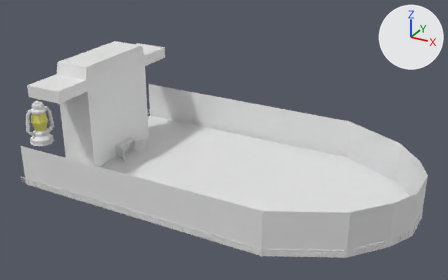
One commit to the Blender file Assets/Models/ShipInterior.blend: the scene before it, then after it.
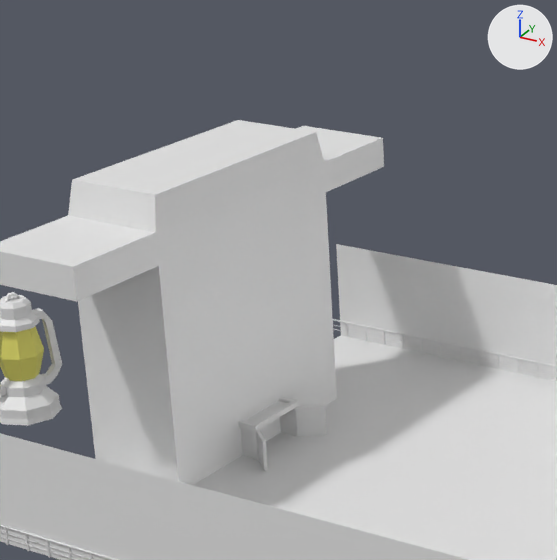
There are two pictures of each version: one whole from a 50 mm lens placed at (31.7, -36.9, 21.6), pointed at (11.2, 0.4, 2.9), one close up on the part from 7% to 50% of the width and 0% to 69% of the height. The axes (+X, +Y, +Z) are drawn at upper right. The lights are the same throughout.

Names of what the first close-up shows: 'BoatBottom', 'BoatBottom.001', 'ContainerWithInside', 'Cube', 'Cylinder', 'Fence'.
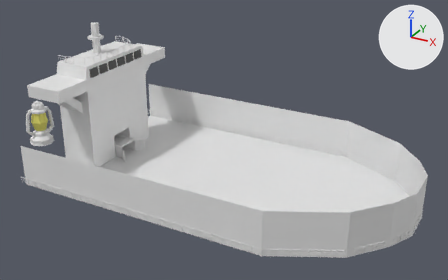
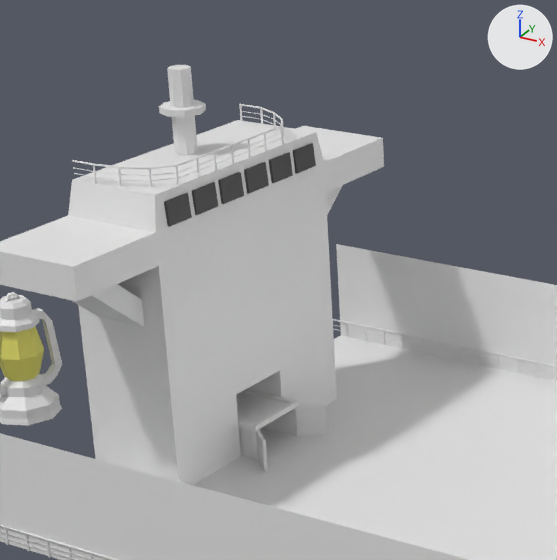
Commit message: final ship?

Where the change shows, as pixel boxes (x1, y1, x2, y2) in the close-ups (557 x 560 px):
'Cube', reshaped, modifiers changed
    both: (0, 120, 384, 485)
'Cube.001', added
    after: (164, 143, 316, 227)
'Cylinder.001', added
    after: (159, 65, 206, 156)
'Fence.001', added
    after: (72, 104, 284, 187)
part 1 of me_cube_001, built on
    before: (78, 266, 179, 481)
    after: (71, 185, 343, 481)

Diff of the bpy script that builds the scene:
```diff
--- a/Assets/Models/ShipInterior.blend.py
+++ b/Assets/Models/ShipInterior.blend.py
@@ me_cube_001 @@
-me_cube_001.from_pydata(...)  # 24 vertices, 22 faces; spans x -1.0..1.91, y -6.62..6.62, z -1.0..7.24
-me_cube_001.materials.append(mat_deck)  # white #e7e7e7
+me_cube_001.from_pydata(...)  # 40 vertices, 38 faces; spans x -1.0..1.91, y -6.62..6.62, z -1.0..7.24
+# me_cube_001 part 1
+# 2 faces are deleted
+# 8 vertices are added at x -0.33, y -5.84..5.84, z 3.64..6.2
+# 8 new vertices lie (1.56, 0.0, 0.0) away from vertices in x -0.33, y -5.84..5.84, z 3.64..6.2
+# 18 new faces join them
+me_cube_001.materials.append(mat_shipthing)  # white #e7e7e7
@@ me_cube_004 @@
+me_cube_004.from_pydata([(-2.955, -3.16, 4.584), (-3.015, -3.16, 5.228), (-2.955, -2.291, 4.584), (-3.015, -2.291, 5.228), (-2.676, -3.16, 4.61), (-2.736, -3.16, 5.254), (-2.676, -2.291, 4.61), (-2.736, -2.291, 5.254)], [], [(2, 3, 7, 6), (6, 7, 5, 4), (4, 5, 1, 0), (2, 6, 4, 0), (7, 3, 1, 5)])
+me_cube_004.materials.append(mat_window)  # black #444444
@@ cu_béziercurve_002 @@
+cu_béziercurve_002 = bpy.data.curves.new('BézierCurve.002', 'CURVE')
+cu_béziercurve_002.dimensions = '3D'
+_sp = cu_béziercurve_002.splines.new('BEZIER'); _sp.bezier_points.add(10)
+_sp.bezier_points.foreach_set('co', [-0.309, -3.654, 2.056, 0.836, -3.654, 2.056, 2.853, -3.654, 2.056, 4.681, -5.0, 2.056, 4.681, -6.456, 2.056, 4.681, -7.522, 2.056, 4.681, -9.07, 2.056, 4.681, -10.23, 2.056, 4.681, -11.6, 2.056, 2.853, -12.33, 2.056, -0.334, -12.33, 2.056])
+_sp.bezier_points.foreach_set('handle_left', [-0.69, -3.654, 2.056, 0.454, -3.654, 2.056, 2.18, -3.654, 2.056, 4.072, -4.551, 2.056, 4.681, -5.97, 2.056, 4.681, -7.166, 2.056, 4.681, -8.554, 2.056, 4.681, -9.844, 2.056, 4.681, -11.14, 2.056, 3.462, -12.09, 2.056, 0.728, -12.33, 2.056])
+_sp.bezier_points.foreach_set('handle_right', [0.0727, -3.654, 2.056, 1.508, -3.654, 2.056, 3.462, -4.102, 2.056, 4.681, -5.485, 2.056, 4.681, -6.811, 2.056, 4.681, -8.038, 2.056, 4.681, -9.457, 2.056, 4.681, -10.69, 2.056, 4.072, -11.84, 2.056, 1.79, -12.33, 2.056, -1.397, -12.33, 2.056])
+for _p, _l, _r in zip(_sp.bezier_points, ['VECTOR', 'VECTOR', 'VECTOR', 'VECTOR', 'VECTOR', 'VECTOR', 'VECTOR', 'VECTOR', 'VECTOR', 'VECTOR', 'VECTOR'], ['VECTOR', 'VECTOR', 'VECTOR', 'VECTOR', 'VECTOR', 'VECTOR', 'VECTOR', 'VECTOR', 'VECTOR', 'VECTOR', 'VECTOR']): _p.handle_left_type = _l; _p.handle_right_type = _r
+_sp.order_u = 0
+_sp.order_v = 0
+cu_béziercurve_002.use_path = True
+cu_béziercurve_002.fill_mode = 'FULL'
@@ ob_cube @@
 ob_cube.location = (0.0, 0.0, 1.0)
+_m = ob_cube.modifiers.new('Boolean', 'BOOLEAN')
+_m.object = ob_negative
@@ ob_negative @@
+ob_negative = bpy.data.objects.new('Negative', me_cube_005)  # a box spanning x -1.0..1.0, y -1.0..1.0, z -1.0..1.0
+ob_negative.location = (0.0, 0.0, 0.636)
+ob_negative.scale = (2.9, 1.0, 1.25)
@@ ob_cube_001 @@
+ob_cube_001 = bpy.data.objects.new('Cube.001', me_cube_004)  # modifiers ARRAY
+ob_cube_001.location = (4.65, 0.0, 2.74)
@@ ob_cylinder_001 @@
+ob_cylinder_001 = bpy.data.objects.new('Cylinder.001', me_cylinder_014)  # 48 vertices, 42 faces; spans x -1.29..1.29, y -1.29..1.29, z -0.93..4.94; in mat_shipthing (white #e7e7e7)
+ob_cylinder_001.location = (0.0, 0.0, 8.22)
+ob_cylinder_001.scale = (0.476, 0.476, 0.476)
@@ ob_fence_001 @@
+ob_fence_001 = bpy.data.objects.new('Fence.001', me_cylinder_013)  # 64 vertices, 40 faces; spans x 0.121..0.841, y 1.744..1.796, z 8.114..8.643; modifiers ARRAY, CURVE
+ob_fence_001.location = (-0.67, 4.22, -1.37)
@@ ob_béziercurve_001 @@
+ob_béziercurve_001 = bpy.data.objects.new('BézierCurve.001', cu_béziercurve_002)
+ob_béziercurve_001.location = (-1.853, 5.766, 7.055)
+ob_béziercurve_001.scale = (0.724, 0.724, 0.724)
```
